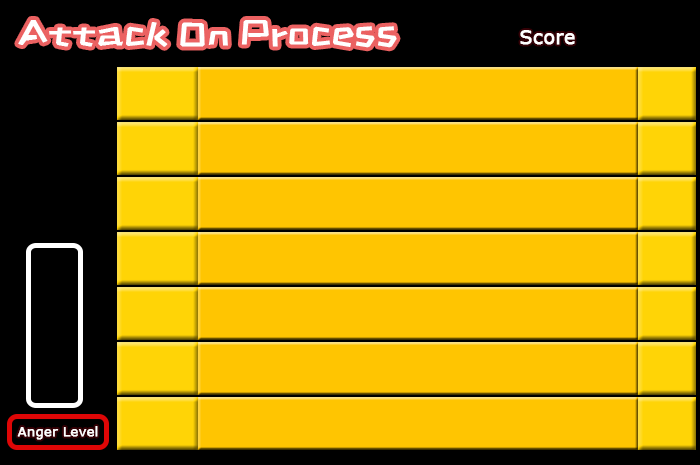
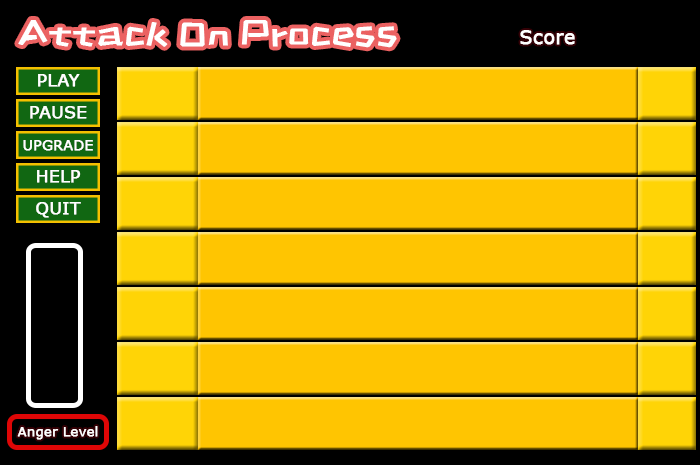
The second 700x465 image is a revision of the first. Changes to its layers:
showed "upgrade t copy 2" over [36, 202, 81, 218]
showed "quit button" over [16, 195, 100, 223]
showed "upgrade t copy", painted on it over [37, 170, 81, 183]
showed "help button" over [16, 163, 100, 191]
showed "upgrade t" over [23, 140, 93, 151]
showed "upgrade button" over [16, 131, 100, 159]
showed "pause t" over [30, 106, 87, 119]
showed "pause button" over [16, 99, 100, 127]
showed "PLAY" over [38, 74, 80, 87]
showed "play button" over [16, 67, 100, 95]
